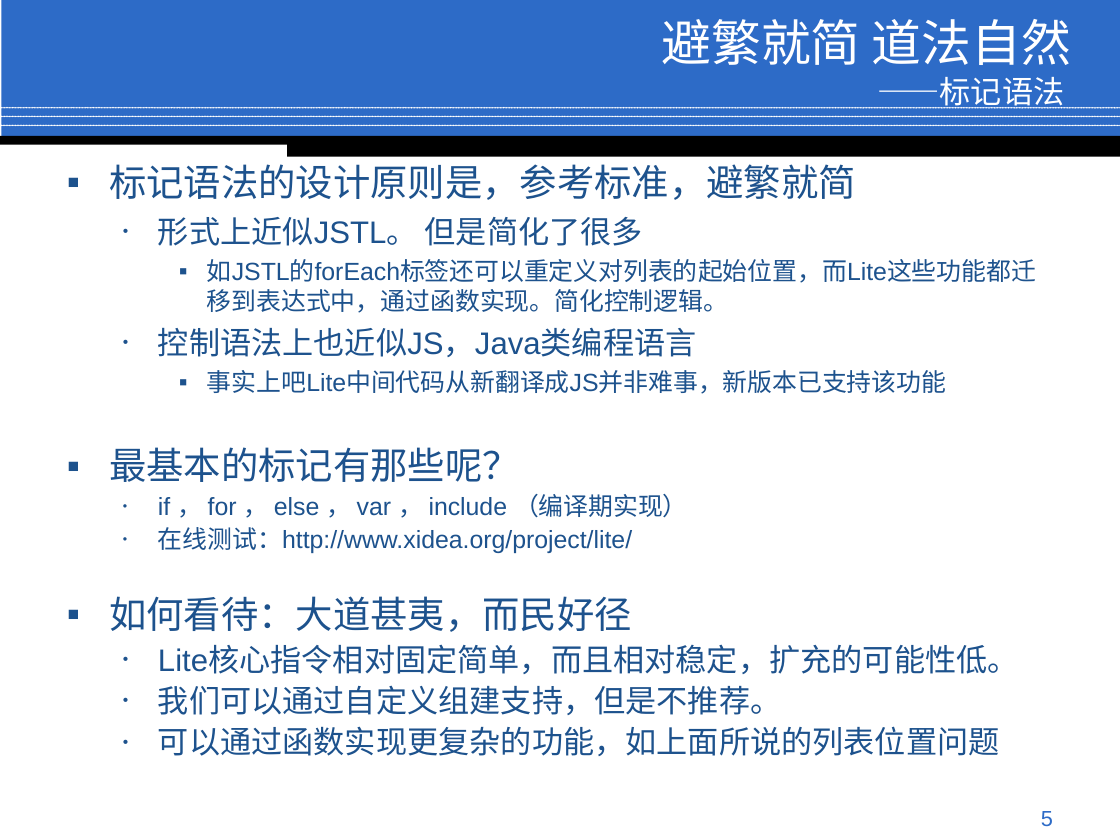
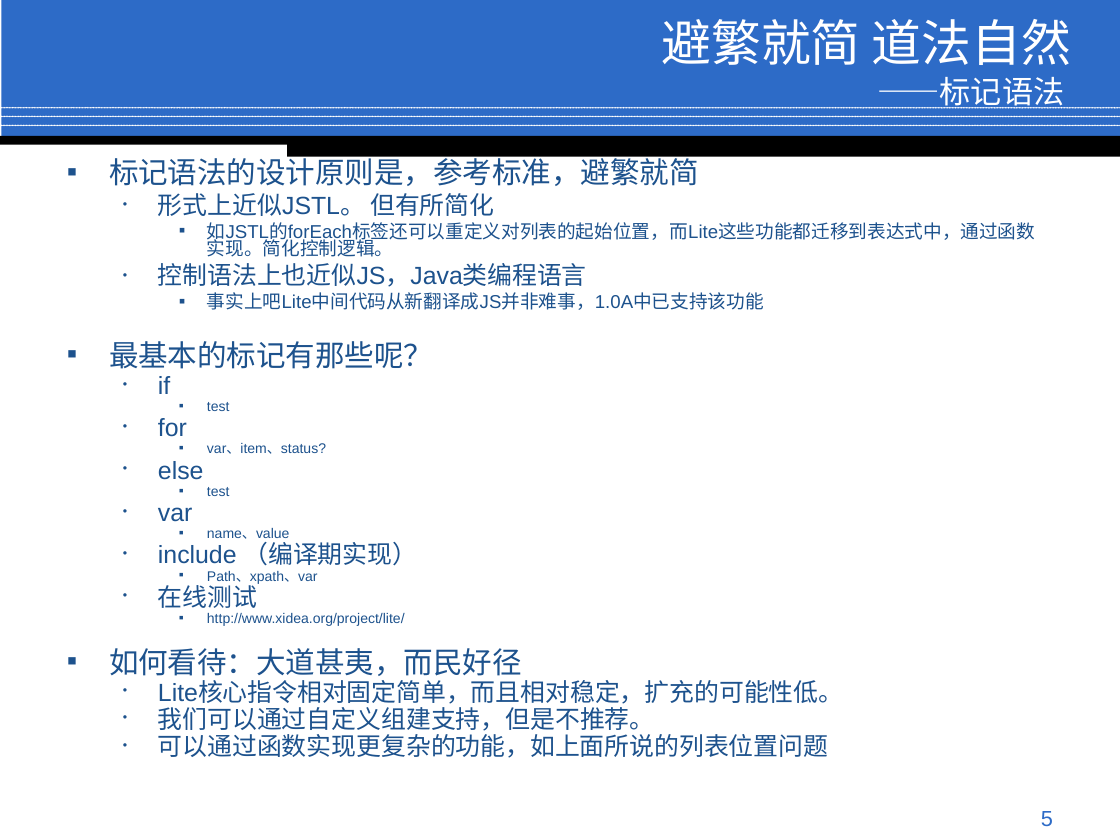
Before and after one commit to jindw/lite, a slide deck: slide 5 of trunk/Lite/web/doc/Preview.ppt. Drawn at 1120x840 pixels with LibreOffice and Linux fonts; fonts in the diff are those of the drawing; background and template pictures are left out. Boxes give left, top, right and bottom in pixels: in the first picture for what was removed or moved away, otherwise in the second. Text is boxed around its words. In the diff, an @@ line names an element or a change of style, - is before the commit and + after.

```diff
--- a/trunk/Lite/web/doc/Preview.ppt
+++ b/trunk/Lite/web/doc/Preview.ppt
@@ text at [109, 154, 844, 758]: size 24 to 19 pt in "标记语法的设计原则是，参考标准，避繁就简", "最基本的标记有那些呢？", "如何看待：大道甚夷，而民好径"; size 16 to 12 pt in "如JSTL的forEach标签还可以重定义对列表的起始位置，而Lite这些功能都迁移到表达式中，通过函数实现。简化控制逻 ..."; size 20 to 16 pt in "控制语法上也近似JS，Java类编程语言", "Lite核心指令相对固定简单，而且相对稳定，扩充的可能性低。", "我们可以通过自定义组建支持，但是不推荐。", "可以通过函数实现更复杂的功能，如上面所说的列表位置问题"; line spacing 0.9 to 0.7; less space between paragraphs; line spacing 1 to 0.8 @@
@@ text at [158, 193, 494, 216]: text changed; size 20 to 16 pt @@
-  • 形式上近似JSTL。 但是简化了很多
+  • 形式上近似JSTL。 但有所简化
@@ text at [207, 292, 764, 310]: text changed; size 16 to 12 pt @@
-    ▪ 事实上吧Lite中间代码从新翻译成JS并非难事，新版本已支持该功能
+    ▪ 事实上吧Lite中间代码从新翻译成JS并非难事，1.0A中已支持该功能
@@ text at [158, 376, 418, 608]: text changed; size 16 to 9 pt @@
-  • if ， for ， else ， var ， include （编译期实现）
-  • 在线测试：http://www.xidea.org/project/lite/
+  • if
+    ▪ test
+  • for
+    ▪ var、item、status?
+  • else
+    ▪ test
+  • var
+    ▪ name、value
+  • include （编译期实现）
+    ▪ Path、xpath、var
+  • 在线测试
+    ▪ http://www.xidea.org/project/lite/
```
Also in this commit, not shown: 8 other slides changed.
